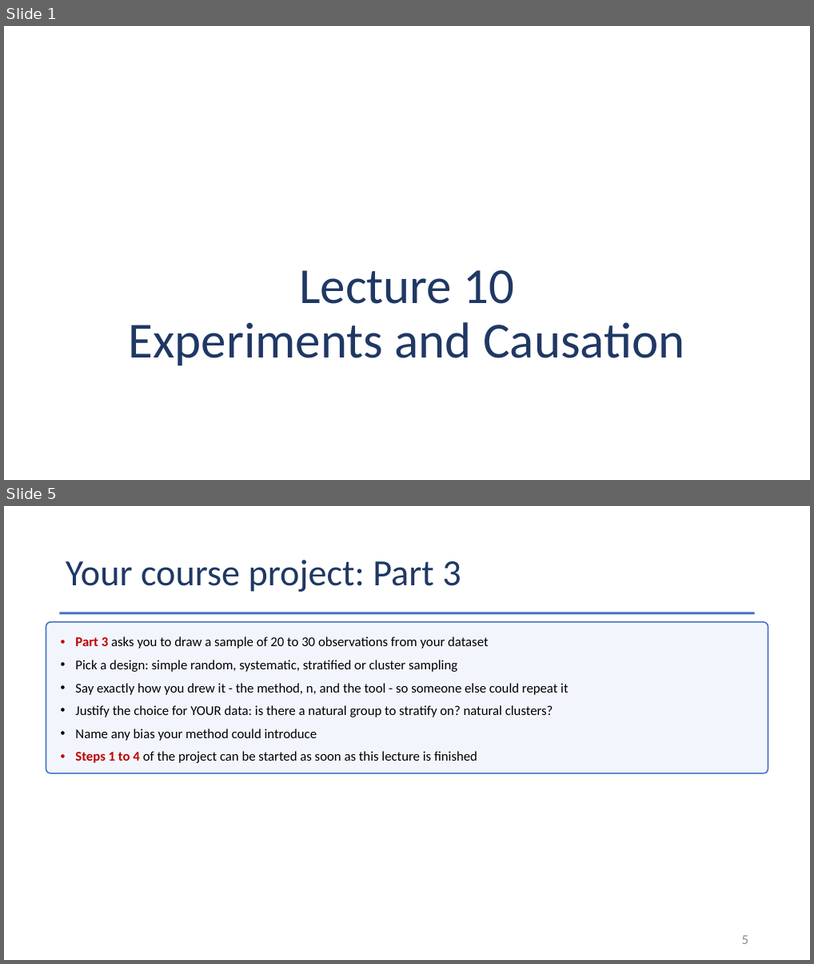
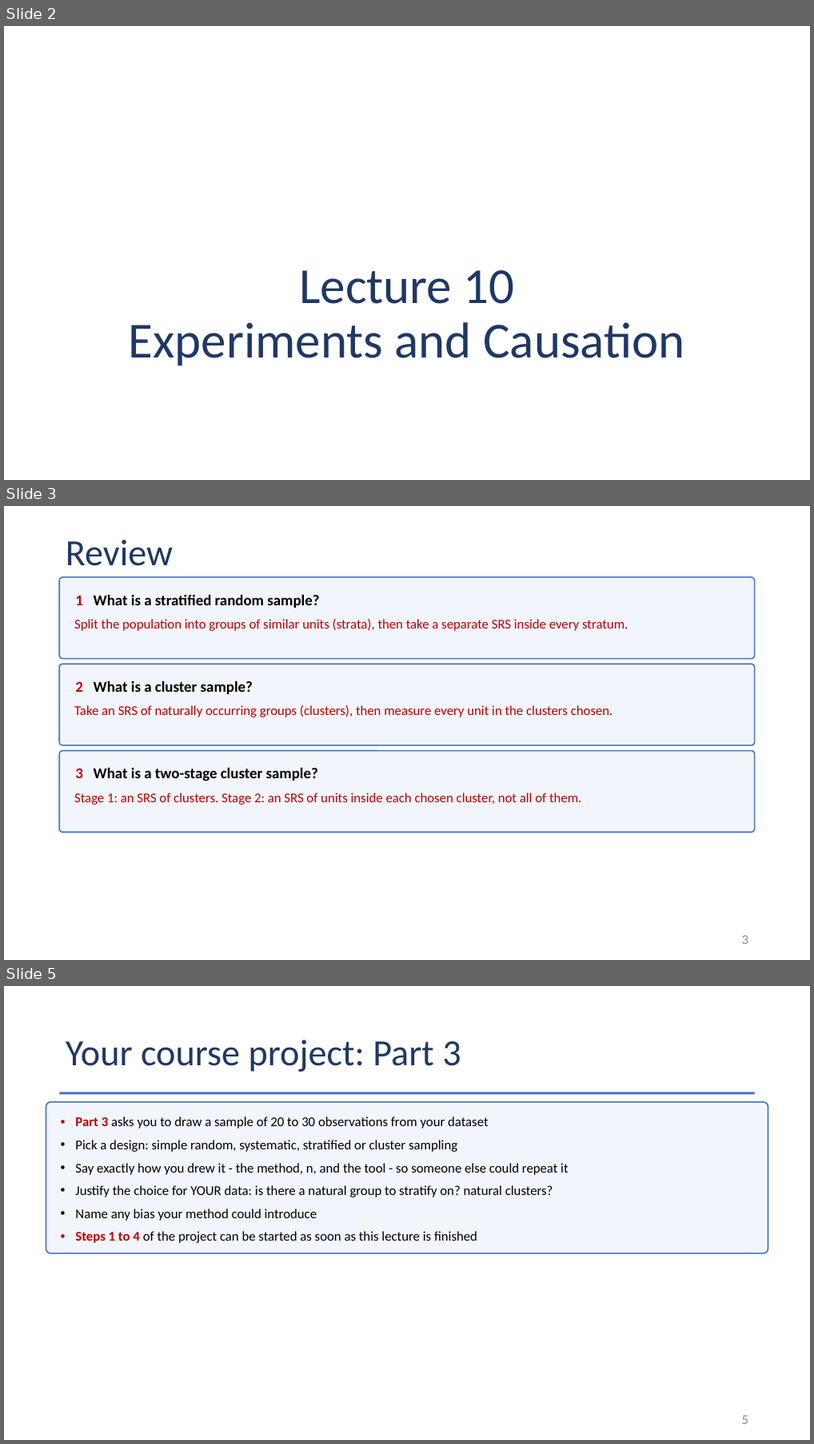
Before and after one commit to Jarred6068/Kvamme_UI_STAT251, a slide deck: docs/lecture_slides/Week 5/Week5_Lecture10_Slides_9_23_2026.pptx. Shown one above the other, each under a label of ours: slides 1 and 5 before the commit, slides 2, 3 and 5 after it; the slides between them are not shown. The pictures are 814x964 and 814x1444 pixels, drawn with LibreOffice and Linux fonts; fonts in the diff are those of the drawing. Boxes give left, top, right and bottom in pixels: in the first picture for what was removed or moved away, otherwise in the second. Text is boxed around its words. In the diff, an @@ line names an element or a change of style, - is before the commit and + after.

Commit message:
Refresh course materials and exam resources
This update refreshes the course schedule, lecture slides, lecture menus, syllabus, and related PDFs; adds the Exam 1 score histogram asset; and revises the data page plus the Week 4/5 learning materials. It also includes updated exam review documents and study guide content for the current term.

```diff
--- a/docs/lecture_slides/Week 5/Week5_Lecture10_Slides_9_23_2026.pptx
+++ b/docs/lecture_slides/Week 5/Week5_Lecture10_Slides_9_23_2026.pptx
@@ slide 3 added at (4, 506, 810, 960), background #FFFFFF @@
@@ title added at (66, 540, 173, 566), 44 pt, text #1F3864 @@
+Review
@@ rounded rectangle added at (60, 577, 755, 659), fill #F2F6FC, outline #4472C4 1.5 pt, 18 pt, text #000000, bold @@
+1 What is a stratified random sample?
@@ text added at (74, 619, 628, 631), 16 pt, text #C00000 @@
+Split the population into groups of similar units (strata), then take a separate SRS inside every stratum.
@@ rounded rectangle added at (60, 664, 755, 745), fill #F2F6FC, outline #4472C4 1.5 pt, 18 pt, text #000000, bold @@
+2 What is a cluster sample?
@@ text added at (74, 705, 614, 717), 16 pt, text #C00000 @@
+Take an SRS of naturally occurring groups (clusters), then measure every unit in the clusters chosen.
@@ rounded rectangle added at (60, 751, 755, 832), fill #F2F6FC, outline #4472C4 1.5 pt, 18 pt, text #000000, bold @@
+3 What is a two-stage cluster sample?
@@ text added at (74, 792, 582, 804), 16 pt, text #C00000 @@
+Stage 1: an SRS of clusters. Stage 2: an SRS of units inside each chosen cluster, not all of them.
@@ page number added at (742, 935, 749, 944), 16 pt, text #8C8C8C @@
+3
@@ what was slide 1 is now slide 2 @@
```
Also in this commit, not shown: 4 slides changed, 2 other slides added, 4 slides removed, 28 other files.
